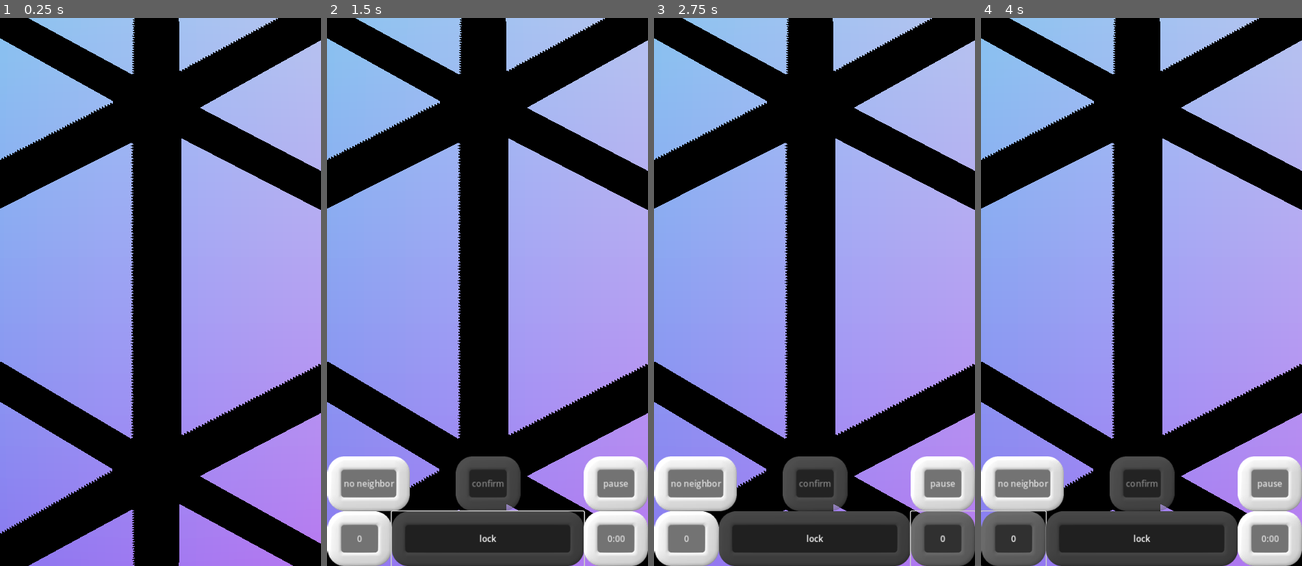
Above: before the commit, frames 1-4 (left to right).
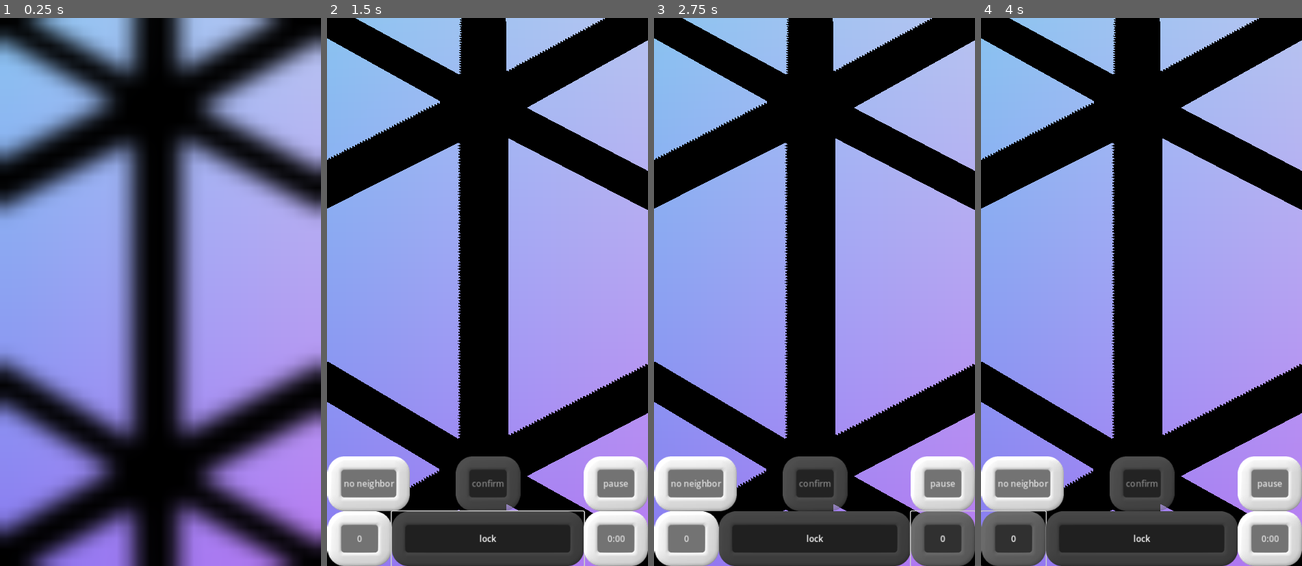
Above: after the commit, the same moments.

Repository: WalynC/sphereSweeperGodot
Game: Godot game, scene res://mainScenes/game.tscn
Two runs of this game, one before a commit and one after it. Both use one fixed random seed, a clock stepped at 60 frames per second and the inputs below.
Inputs:
- Up to frame 1 (0.25 s): no input
- Up to frame 2 (1.5 s): click "0" at 0.5 s; click "lock" at 1.25 s
- Up to frame 3 (2.75 s): click "0:00" at 2 s
- Up to frame 4 (4 s): click "0" at 2.75 s; click "0" at 3.5 s

The runs differ from the first frame. In frame 1, 40% of the frame differs, in the area x 0-100%, y 0-100%; in frame 2, less than 0.1%; in frame 3, less than 0.1%; in frame 4, less than 0.1%.

Commit message:
Blur effect is now working

Diff:
--- /dev/null
+++ b/environmentNormal.tres
@@ -0,0 +1,14 @@
+[gd_resource type="Environment" load_steps=3 format=3 uid="uid://cjlyjiv35f4y3"]
+
+[sub_resource type="ProceduralSkyMaterial" id="ProceduralSkyMaterial_f4sy1"]
+sky_horizon_color = Color(0.64625, 0.65575, 0.67075, 1)
+ground_horizon_color = Color(0.64625, 0.65575, 0.67075, 1)
+
+[sub_resource type="Sky" id="Sky_yista"]
+sky_material = SubResource("ProceduralSkyMaterial_f4sy1")
+
+[resource]
+background_mode = 1
+background_color = Color(0, 0.270588, 0.592157, 1)
+sky = SubResource("Sky_yista")
+tonemap_mode = 2
--- a/mainScenes/game.tscn
+++ b/mainScenes/game.tscn
@@ -1,6 +1,7 @@
 [gd_scene load_steps=26 format=3 uid="uid://usiusro6nnqg"]
 
 [ext_resource type="Script" path="res://scripts/GameManager.gd" id="1_phl8j"]
+[ext_resource type="Environment" uid="uid://cjlyjiv35f4y3" path="res://environmentNormal.tres" id="2_87th6"]
 [ext_resource type="Material" uid="uid://d113q267j7oa0" path="res://baseMat.tres" id="2_wc7oy"]
 [ext_resource type="Material" uid="uid://dxfngky0b820a" path="res://iconMat.tres" id="3_3hapr"]
 [ext_resource type="Material" uid="uid://bjf7ju8dgqwi1" path="res://glowShader.tres" id="4_w2e11"]
@@ -13,22 +14,9 @@
 [ext_resource type="Script" path="res://scripts/Timer.gd" id="8_jmfnr"]
 [ext_resource type="Script" path="res://scripts/SelectIndicator.gd" id="10_oj52j"]
 [ext_resource type="PackedScene" uid="uid://16sbkfghev5" path="res://uiScenes/options_menu.tscn" id="11_uimh0"]
+[ext_resource type="Shader" path="res://uiblur.gdshader" id="11_xtyvi"]
 [ext_resource type="Texture2D" uid="uid://85dhyno4g68b" path="res://selectEffect.png" id="14_6773y"]
 [ext_resource type="PackedScene" uid="uid://bo5ntnh4m0fh2" path="res://visualThemes/visual_loader.tscn" id="14_o12r5"]
-
-[sub_resource type="ProceduralSkyMaterial" id="ProceduralSkyMaterial_f4sy1"]
-sky_horizon_color = Color(0.64625, 0.65575, 0.67075, 1)
-ground_horizon_color = Color(0.64625, 0.65575, 0.67075, 1)
-
-[sub_resource type="Sky" id="Sky_yista"]
-sky_material = SubResource("ProceduralSkyMaterial_f4sy1")
-
-[sub_resource type="Environment" id="Environment_mnlou"]
-background_mode = 1
-background_color = Color(0, 0.270588, 0.592157, 1)
-sky = SubResource("Sky_yista")
-tonemap_mode = 2
-glow_enabled = true
 
 [sub_resource type="ArrayMesh" id="ArrayMesh_jt1kb"]
 
@@ -51,6 +39,10 @@
 
 [sub_resource type="ArrayMesh" id="ArrayMesh_cy6in"]
 
+[sub_resource type="ShaderMaterial" id="ShaderMaterial_fwbbn"]
+shader = ExtResource("11_xtyvi")
+shader_parameter/lod = 5.0
+
 [node name="Node3D" type="Node3D" node_paths=PackedStringArray("mainMesh", "iconMesh", "glowMesh", "controls", "visLoad", "worldPivot", "controlBlocker")]
 script = ExtResource("1_phl8j")
 mainMesh = NodePath("WorldPivot/board")
@@ -62,7 +54,7 @@
 controlBlocker = NodePath("ControlRoot/controlBlocker")
 
 [node name="WorldEnvironment" type="WorldEnvironment" parent="."]
-environment = SubResource("Environment_mnlou")
+environment = ExtResource("2_87th6")
 
 [node name="Controls" type="Node3D" parent="." node_paths=PackedStringArray("gm", "pivot")]
 script = ExtResource("6_pd3oa")
@@ -125,6 +117,10 @@
 scene = 1
 controlRoot = NodePath("../ControlRoot")
 
+[node name="Camera3D" type="Camera3D" parent="."]
+transform = Transform3D(1, 0, 0, 0, 1, 0, 0, 0, 1, 0, 0, 2)
+fov = 30.0
+
 [node name="ControlRoot" type="Control" parent="."]
 layout_mode = 3
 anchors_preset = 15
@@ -134,8 +130,8 @@
 grow_vertical = 2
 mouse_filter = 1
 
-[node name="controlBlocker" type="Control" parent="ControlRoot"]
-visible = false
+[node name="controlBlocker" type="ColorRect" parent="ControlRoot"]
+material = SubResource("ShaderMaterial_fwbbn")
 layout_mode = 1
 anchors_preset = 15
 anchor_right = 1.0
@@ -180,10 +176,6 @@
 offset_bottom = 1024.0
 previousUI = NodePath("../PauseMenu")
 
-[node name="Camera3D" type="Camera3D" parent="."]
-transform = Transform3D(1, 0, 0, 0, 1, 0, 0, 0, 1, 0, 0, 2)
-fov = 30.0
-
 [connection signal="restart_button" from="ControlRoot/lose_screen" to="." method="reset_game"]
 [connection signal="again_button" from="ControlRoot/win_screen" to="." method="reset_game"]
 [connection signal="new_game" from="ControlRoot/PauseMenu" to="." method="reset_game"]
--- /dev/null
+++ b/uiblur.gdshader
@@ -0,0 +1,9 @@
+shader_type canvas_item;
+
+uniform float lod: hint_range(0.0, 5) = 0.0;
+uniform sampler2D SCREEN_TEXTURE: hint_screen_texture, filter_linear_mipmap;
+
+void fragment(){
+	vec4 color = texture(SCREEN_TEXTURE, SCREEN_UV, lod);
+	COLOR = vec4(color.rgb, 1.0);
+}
